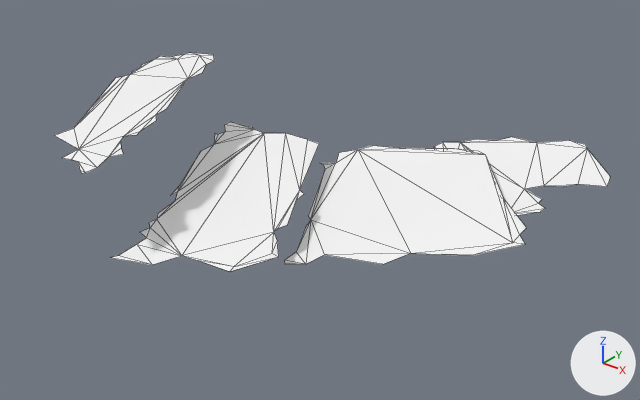
The FBX model LeyuGame/Assets/Models/Props/Level4/MOD_Level4.fbx, before and after one commit.
Rendered twice from a 50 mm lens placed at (0.175, -0.232, 0.159), pointed at (-0.003, -0.009, 0.021). Arrows for +X, +Y and +Z are at lower right; the lights stay in place. Mesh edges are drawn as thin lines. Where no turn or scale is listed for an object, it has been applied to the vertices.

In view in the first picture: 'MOD_Level4_Floor'.
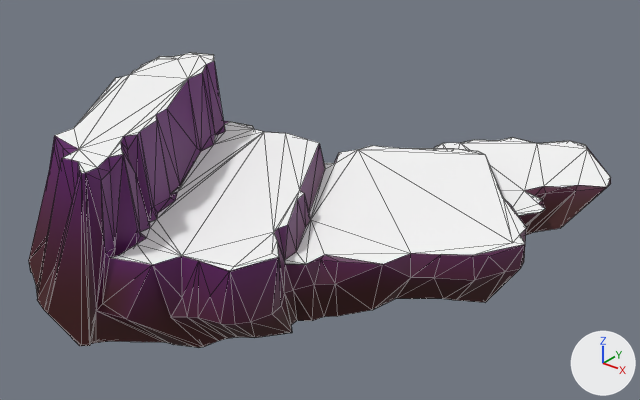
Commit message: level 4 was kapot en nu niet meer lol

Edits to the bpy script that builds the scene:
```text
Add img_tex_platformslevel4_png:
    img_tex_platformslevel4_png = load_image('Tex_PlatformsLevel4.png', '../Level_Architectuur/Platforms/Tex_PlatformsLevel4.png', 500, 500, 'sRGB')
Add mat_mat_level4:
    mat_mat_level4 = principled_material('MAT_Level4')
    mat_mat_level4.texture = img_tex_platformslevel4_png
Add me_mesh_001:
    me_mesh_001.from_pydata(...)  # 373 vertices, 620 faces; spans x -0.083..0.073, y -0.112..0.105, z 0.0..0.063
    me_mesh_001.materials.append(mat_mat_level4)  # picture img_tex_platformslevel4_png
Change ob_mod_level4_floor:
    ob_mod_level4_floor.location: (-0.0002, 0.0, 0.0) -> (0.0, 0.0, 0.0)
Add ob_mod_level4:
    ob_mod_level4 = bpy.data.objects.new('MOD_Level4', me_mesh_001)
    ob_mod_level4.location = (0.0, 0.0, 0.0)
```

Changed parts and their boxes [x1, y1, x2, y2] in the pictures (640 x 400 px):
'MOD_Level4', added: after [29, 61, 611, 348]
'MOD_Level4_Floor', moved: [55, 53, 610, 271] in both
